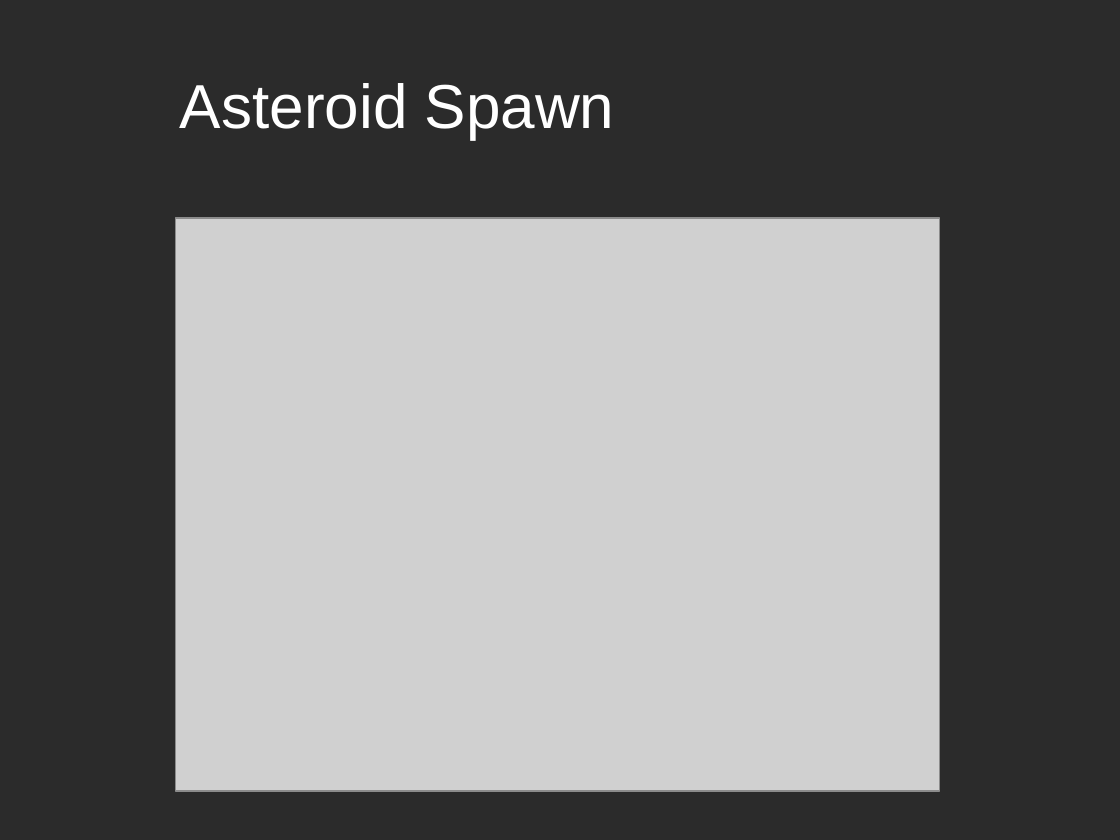
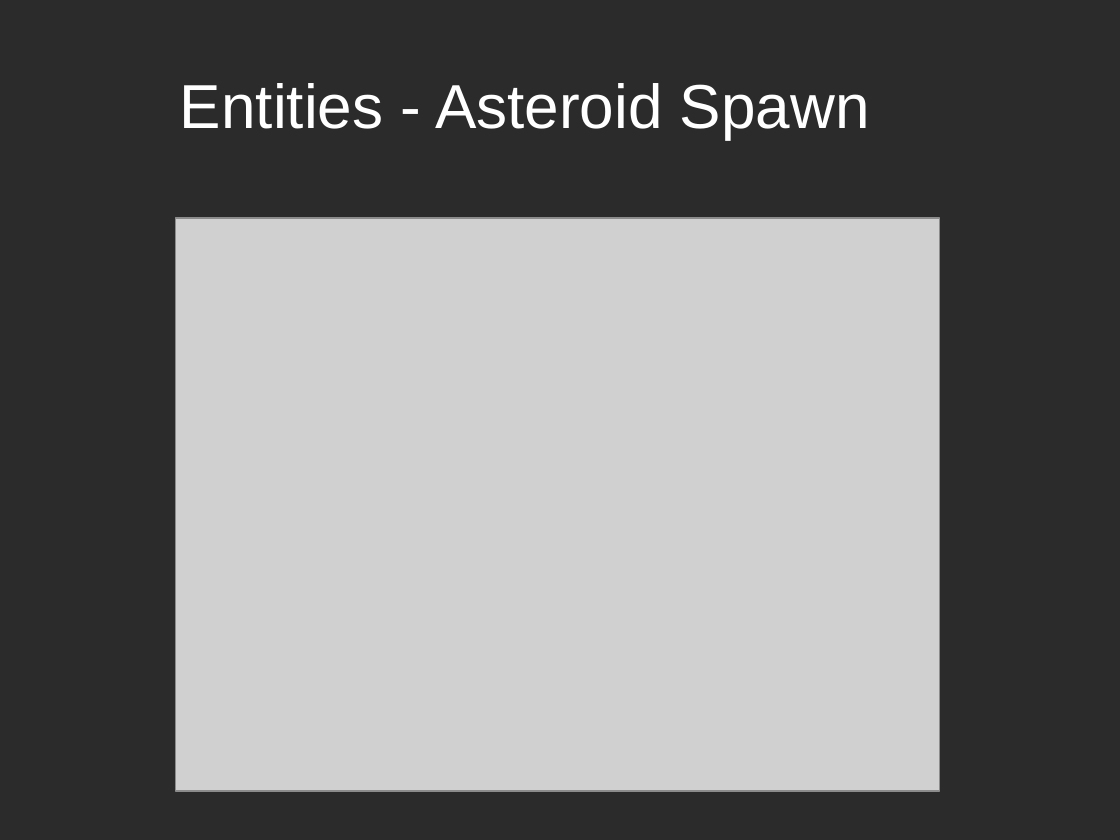
Before and after one commit to szyuGH/StarrockGame, a slide deck: slide 12 of Docs/PresentationPrototype/_PrototypePresentation.odp. Drawn at 1120x840 pixels with LibreOffice and Linux fonts; fonts in the diff are those of the drawing; grey boxes stand for pictures; background and template pictures are left out; a plain dark background stands for a picture behind light text. Boxes give left, top, right and bottom in pixels: in the first picture for what was removed or moved away, otherwise in the second. Text is boxed around its words. In the diff, an @@ line names an element or a change of style, - is before the commit and + after.

```diff
--- a/Docs/PresentationPrototype/_PrototypePresentation.odp
+++ b/Docs/PresentationPrototype/_PrototypePresentation.odp
@@ title at (180, 83, 870, 139): text changed @@
-Asteroid Spawn
+Entities - Asteroid Spawn
```
Also in this commit, not shown: 2 other slides changed, 19 other files.
